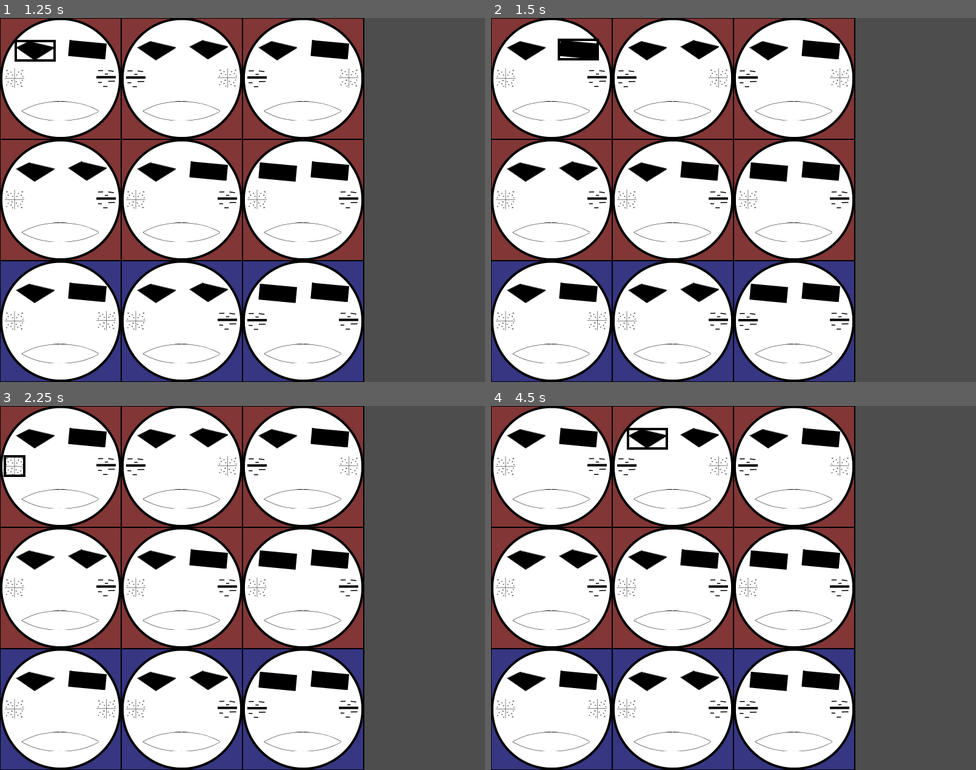
Above: before the commit, frames 1-4 (two rows, left to right).
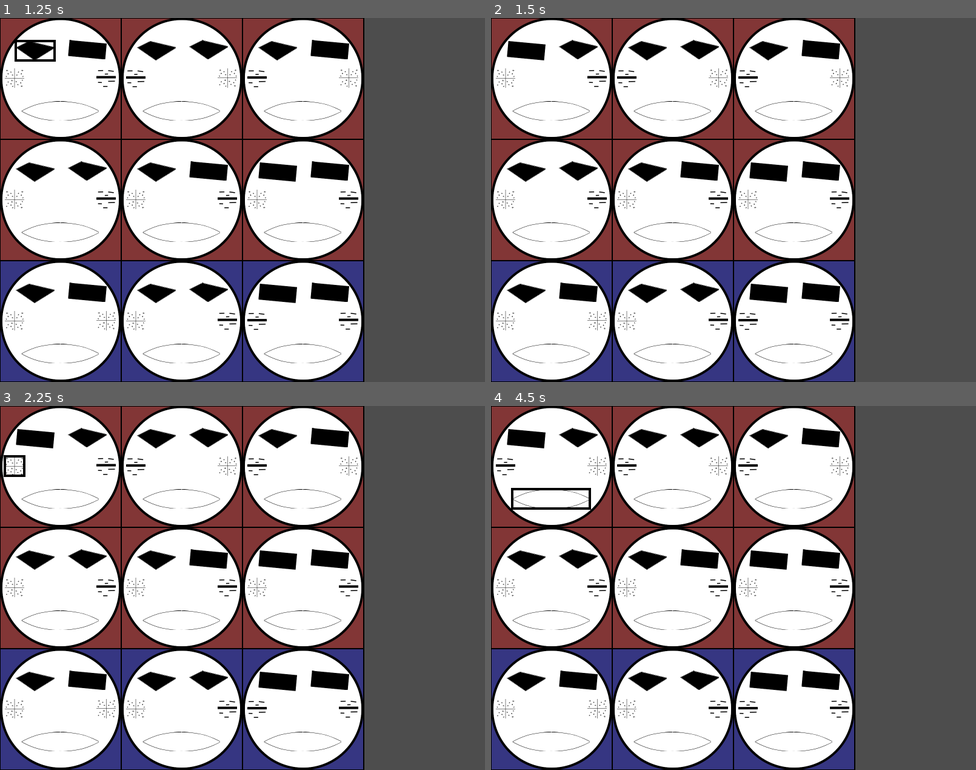
Above: after the commit, the same moments.

Repository: JonathanGeoffroy/maskarade
Game: Godot game, scene res://game.tscn
The game is run twice, just before and just after one commit, with the same random seed, the same clock (stepped at 60 frames per second) and the same inputs.
Inputs (mouse positions are in pixels of both pictures, inside the frame that each line leads up to):
- Up to frame 1 (1.25 s): tap Enter at 0.5 s; move the mouse to (33, 50) at 0.52 s; click (33, 50) at 0.67 s
- Up to frame 2 (1.5 s): tap Space at 1.25 s; move the mouse to (578, 50) at 1.27 s; click (578, 50) at 1.42 s
- Up to frame 3 (2.25 s): tap Enter at 2 s; move the mouse to (14, 467) at 2.02 s; click (14, 467) at 2.17 s
- Up to frame 4 (4.5 s): tap Space at 2.75, 4.25 s; move the mouse to (597, 467) at 2.77 s; click (597, 467) at 2.92 s; tap Enter at 3.5 s; move the mouse to (549, 500) at 3.52 s; click (549, 500) at 3.67 s; move the mouse to (646, 438) at 4.27 s; click (646, 438) at 4.42 s

Frame 1 is identical in both runs. In frame 2, 0.5% of the frame differs, in the area x 3-23%, y 5-12%; in frame 3, 0.3%; in frame 4, 0.9%, in the area x 1-37%, y 6-29%.

Commit message:
chore: exchange two pieces

Diff:
--- a/game.gd
+++ b/game.gd
@@ -14,4 +14,32 @@
 
 
 func _on_piece_clicked(piece: Piece):
-	selected_piece = piece
+	if selected_piece == null:
+		selected_piece = piece
+	elif piece == selected_piece:
+		selected_piece = null
+	elif piece.accept_exchange(selected_piece):
+		exchange_pieces(piece, selected_piece)
+
+
+func deselect():
+	selected_piece = null
+
+
+func exchange_pieces(first: Piece, second: Piece):
+	var first_parent := first.get_parent()
+	var second_parent := second.get_parent()
+
+	var first_local := first.position
+	var second_local := second.position
+
+	first_parent.remove_child(first)
+	second_parent.remove_child(second)
+
+	first_parent.add_child(second)
+	second_parent.add_child(first)
+
+	second.position = first_local
+	first.position = second_local
+
+	deselect()
--- a/mask.gd
+++ b/mask.gd
@@ -4,3 +4,10 @@
 signal mask_selected(mask: Mask)
 
 static var SIZE := 400.0
+
+
+func set_piece(current: Piece, next: Piece) -> void:
+	for child in get_children():
+		print("child ", child)
+		if child == current:
+			child.replace_by(next)
--- a/piece/piece.gd
+++ b/piece/piece.gd
@@ -13,3 +13,11 @@
 	var sprite = %Sprite2D
 	var texture = sprite.texture
 	return texture.get_size() * sprite.scale
+
+
+func get_mask() -> Mask:
+	return get_parent()
+
+
+func accept_exchange(piece: Piece) -> bool:
+	return piece.get_groups() == get_groups()
